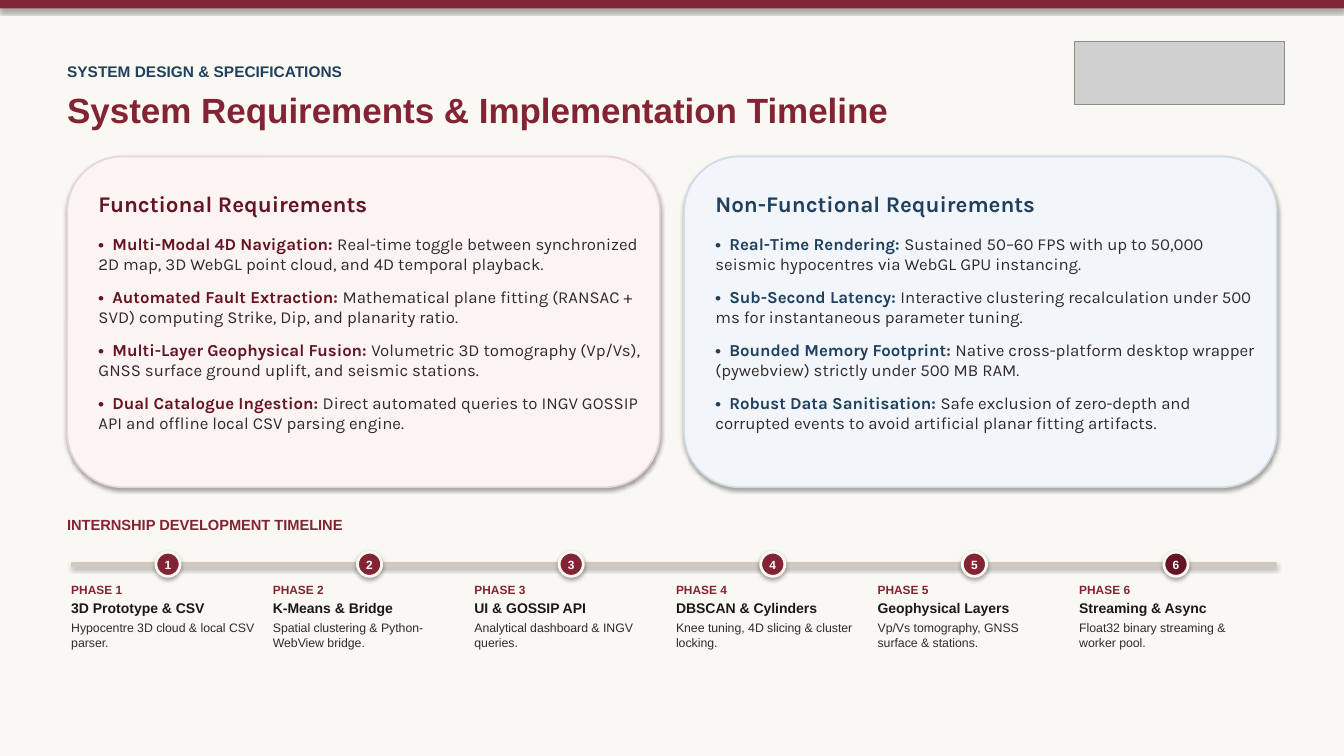
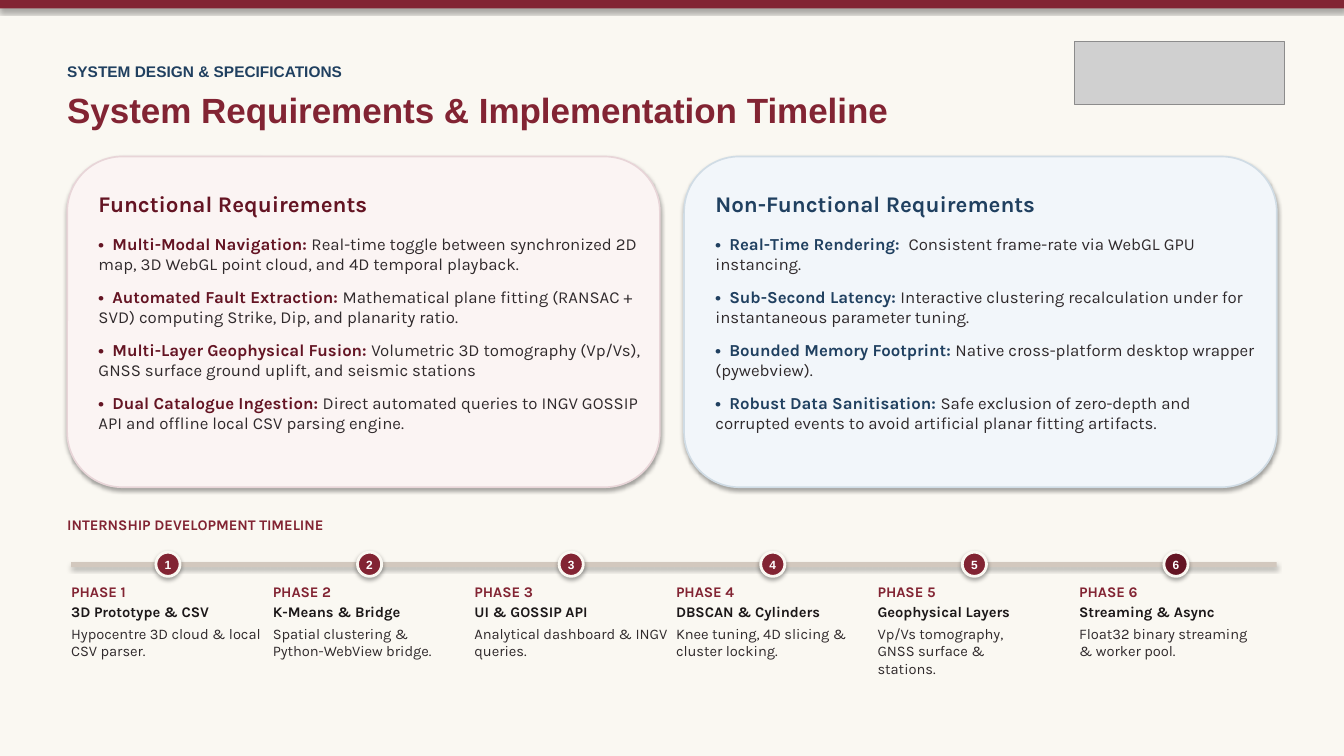
Before and after one commit to Crucio104/Seismic-Viewer-Presentation, a slide deck: slide 4 of thesis/presentation/Seismic Viewer - Thesis Defense.pptx. Drawn at 1344x756 pixels with LibreOffice and Linux fonts; fonts in the diff are those of the drawing; grey boxes stand for pictures. Boxes give left, top, right and bottom in pixels: in the first picture for what was removed or moved away, otherwise in the second. Text is boxed around its words. In the diff, an @@ line names an element or a change of style, - is before the commit and + after.

```diff
--- a/thesis/presentation/Seismic Viewer - Thesis Defense.pptx
+++ b/thesis/presentation/Seismic Viewer - Thesis Defense.pptx
@@ text at [98, 238, 637, 274]: text changed @@
-• Multi-Modal 4D Navigation: Real-time toggle between synchronized 2D map, 3D WebGL point cloud, and 4D temporal playback.
+• Multi-Modal Navigation: Real-time toggle between synchronized 2D map, 3D WebGL point cloud, and 4D temporal playback.
@@ text at [715, 238, 1255, 380]: text changed @@
-• Real-Time Rendering: Sustained 50–60 FPS with up to 50,000 seismic hypocentres via WebGL GPU instancing.
-• Sub-Second Latency: Interactive clustering recalculation under 500 ms for instantaneous parameter tuning.
-• Bounded Memory Footprint: Native cross-platform desktop wrapper (pywebview) strictly under 500 MB RAM.
+• Real-Time Rendering: Consistent frame-rate via WebGL GPU instancing.
+• Sub-Second Latency: Interactive clustering recalculation under for instantaneous parameter tuning.
+• Bounded Memory Footprint: Native cross-platform desktop wrapper (pywebview).
@@ text at [98, 343, 640, 380]: text changed @@
-• Multi-Layer Geophysical Fusion: Volumetric 3D tomography (Vp/Vs), GNSS surface ground uplift, and seismic stations.
+• Multi-Layer Geophysical Fusion: Volumetric 3D tomography (Vp/Vs), GNSS surface ground uplift, and seismic stations
@@ text "INTERNSHIP DEVELOPMENT TIMELINE" at [67, 520, 323, 530]: font Arial to Karla @@
@@ text "PHASE 1" at [71, 587, 261, 660]: size 8.5 to 10.5 pt in "PHASE 1"; font Arial to Karla; size 10 to 10.5 pt in "3D Prototype & CSV"; size 8.8 to 10.5 pt in "Hypocentre 3D cloud & local CSV parser." @@
@@ text "PHASE 2" at [273, 587, 431, 660]: size 8.5 to 10.5 pt in "PHASE 2"; font Arial to Karla; size 10 to 10.5 pt in "K-Means & Bridge"; size 8.8 to 10.5 pt in "Spatial clustering & Python-WebView bridge." @@
@@ text "PHASE 3" at [474, 587, 668, 660]: size 8.5 to 10.5 pt in "PHASE 3"; font Arial to Karla; size 10 to 10.5 pt in "UI & GOSSIP API"; size 8.8 to 10.5 pt in "Analytical dashboard & INGV queries." @@
@@ text "PHASE 4" at [676, 587, 829, 660]: size 8.5 to 10.5 pt in "PHASE 4"; font Arial to Karla; size 10 to 10.5 pt in "DBSCAN & Cylinders"; size 8.8 to 10.5 pt in "Knee tuning, 4D slicing & cluster locking." @@
@@ text "PHASE 5" at [878, 587, 1010, 674]: size 8.5 to 10.5 pt in "PHASE 5"; font Arial to Karla; size 10 to 10.5 pt in "Geophysical Layers"; size 8.8 to 10.5 pt in "Vp/Vs tomography, GNSS surface & stations." @@
@@ text "PHASE 6" at [1079, 587, 1247, 660]: size 8.5 to 10.5 pt in "PHASE 6"; font Arial to Karla; size 10 to 10.5 pt in "Streaming & Async"; size 8.8 to 10.5 pt in "Float32 binary streaming & worker pool." @@
```
Also in this commit, not shown: 10 other slides changed, 11 other files.
